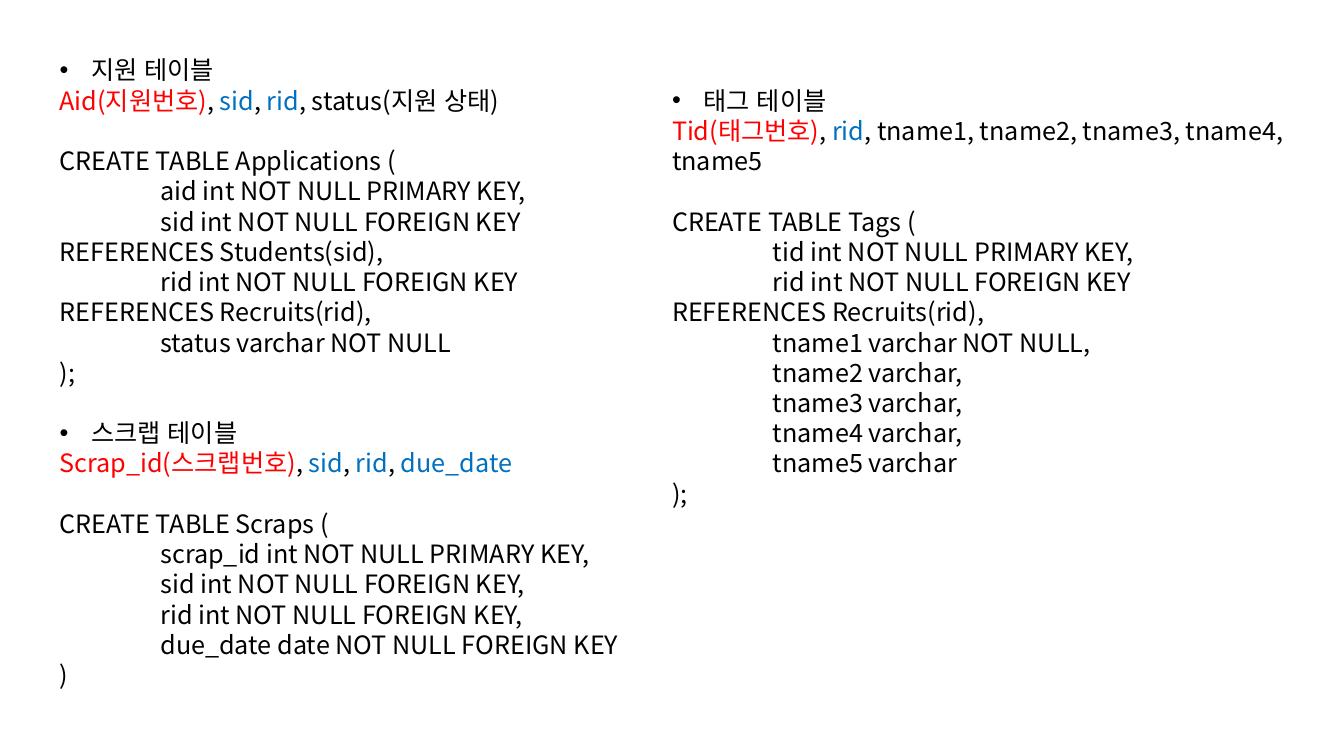
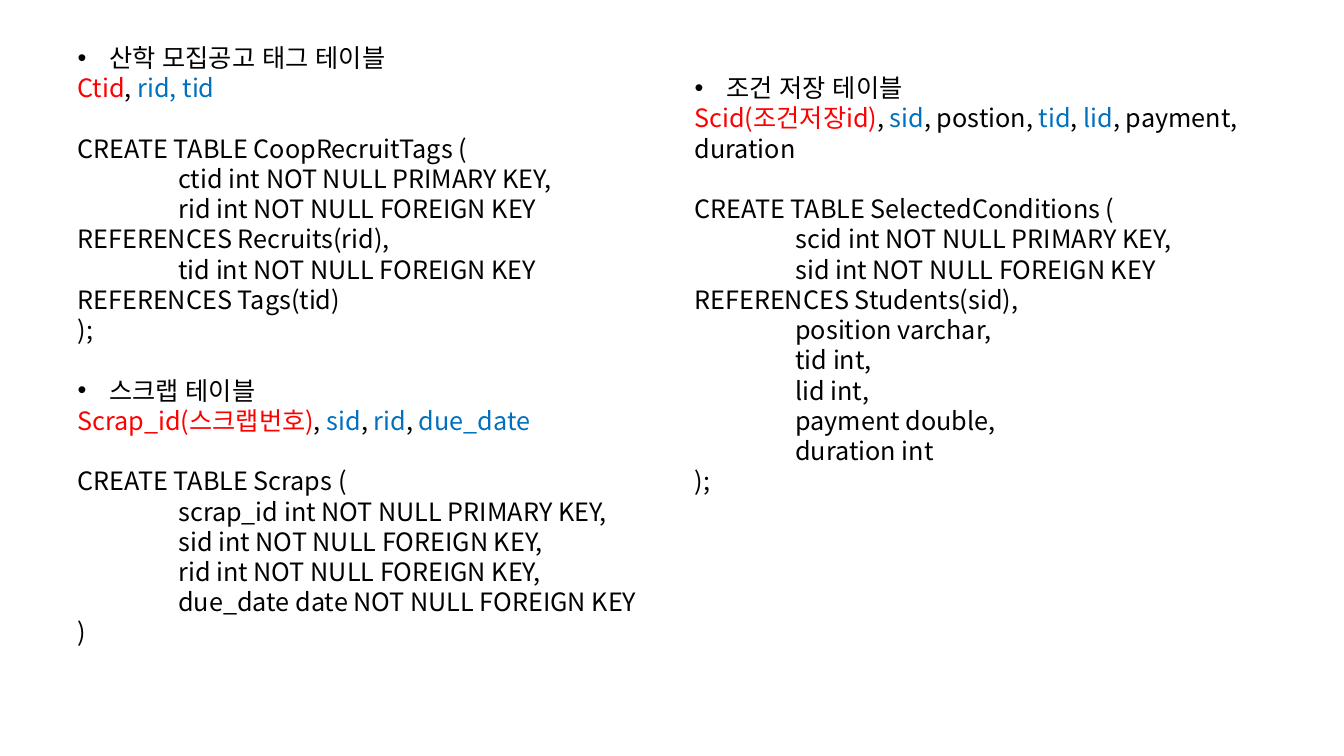
Before and after one commit to youngjinhan/intern-coop-web, a slide deck: slide 4 of docs/DB 테이블 정의.pptx (slide 3 before the commit). Drawn at 1344x756 pixels with LibreOffice and Linux fonts; fonts in the diff are those of the drawing. Boxes give left, top, right and bottom in pixels: in the first picture for what was removed or moved away, otherwise in the second. Text is boxed around its words. In the diff, an @@ line names an element or a change of style, - is before the commit and + after.

```diff
--- a/docs/DB 테이블 정의.pptx
+++ b/docs/DB 테이블 정의.pptx
@@ text "산학 모집공고 태그 테이블": place and size @@
-text "산학 모집공고 태그 테이블" at [60, 58, 1283, 658]
+text "산학 모집공고 태그 테이블" at [78, 46, 1238, 615]
@@ text at [78, 46, 551, 193]: text changed @@
-• 지원 테이블
-Aid(지원번호), sid, rid, status(지원 상태)
-CREATE TABLE Applications (
-aid int NOT NULL PRIMARY KEY,
-sid int NOT NULL FOREIGN KEY REFERENCES Students(sid),
+• 산학 모집공고 태그 테이블
+Ctid, rid, tid
+CREATE TABLE CoopRecruitTags (
+ctid int NOT NULL PRIMARY KEY,
@@ text at [695, 76, 1238, 461]: text changed @@
-• 태그 테이블
-Tid(태그번호), rid, tname1, tname2, tname3, tname4, tname5
-CREATE TABLE Tags (
-tid int NOT NULL PRIMARY KEY,
-rid int NOT NULL FOREIGN KEY REFERENCES Recruits(rid),
-tname1 varchar NOT NULL,
-tname2 varchar,
-tname3 varchar,
-tname4 varchar,
-tname5 varchar
+• 조건 저장 테이블
+Scid(조건저장id), sid, postion, tid, lid, payment, duration
+CREATE TABLE SelectedConditions (
+scid int NOT NULL PRIMARY KEY,
+sid int NOT NULL FOREIGN KEY REFERENCES Students(sid),
+position varchar,
+tid int,
+lid int,
+payment double,
+duration int
@@ text at [78, 259, 537, 315]: text changed @@
-status varchar NOT NULL
+tid int NOT NULL FOREIGN KEY REFERENCES Tags(tid)
```
Also in this commit, not shown: 1 other slide changed, 2 slides added, 1 slide removed.
